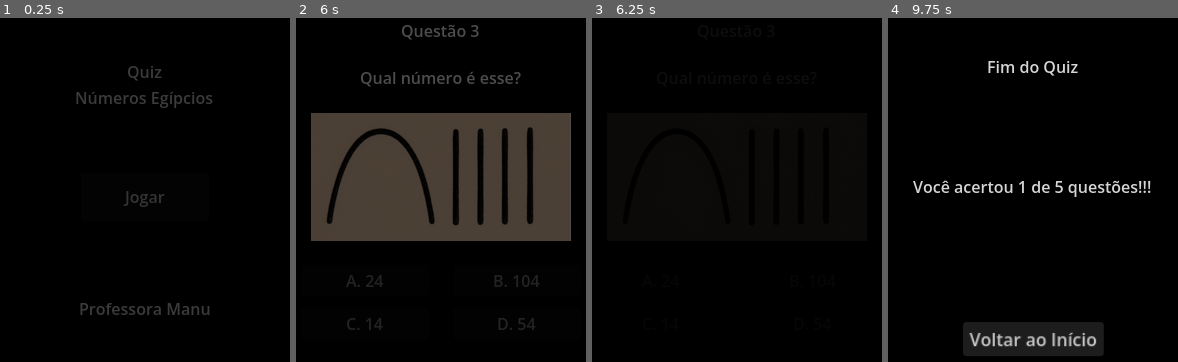
Above: before the commit, frames 1-4 (left to right).
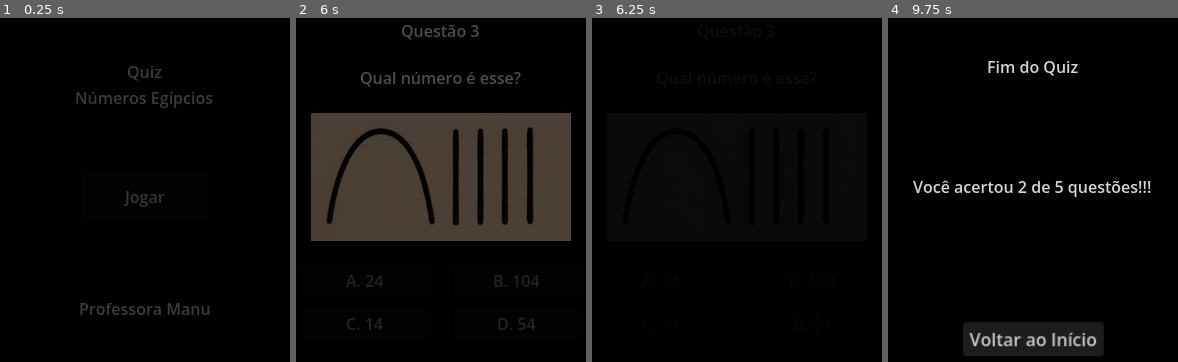
Above: after the commit, the same moments.

Repository: JoaoAnunciacaoDev/Quiz---Egyptian-Numbers
Game: Godot game, scene res://Scenes/MainMenu/main_menu.tscn
Same seed, same stepped clock (60 frames per second), same inputs: the game is played once before the commit and once after it. The engine's default icon, where the game draws it, is replaced by a stand-in: a white triangle on a blue panel in a dark square.
Inputs (mouse positions are in pixels of both pictures, inside the frame that each line leads up to):
- Up to frame 1 (0.25 s): no input
- Up to frame 2 (6 s): click "Jogar" at 0.5 s; move the mouse to (583, 169) at 1.27 s; click "A. 2" at 2 s; move the mouse to (313, 203) at 2.77 s; click "A. 70000" at 3.5 s; move the mouse to (504, 107) at 4.27 s; click "A. 24" at 5 s; move the mouse to (409, 258) at 5.77 s
- Up to frame 3 (6.25 s): no input
- Up to frame 4 (9.75 s): click "A. 120" (after the commit: "A. 110") at 6.5 s; move the mouse to (outside the picture) at 7.27 s; click "A. 220" at 8 s; move the mouse to (outside the picture) at 8.77 s; click "Voltar ao Início" at 9.5 s

Frames 1-3 are identical in both runs. In frame 4, less than 0.1% of the frame differs, in the area x 44-48%, y 47-51%.

Commit message:
Consertando alternativa

Diff:
--- a/quiz-egyptian-numbers/Resources/QuizResources/quiz04.tres
+++ b/quiz-egyptian-numbers/Resources/QuizResources/quiz04.tres
@@ -7,5 +7,5 @@
 script = ExtResource("1_miuwg")
 number_image = ExtResource("1_lrpv6")
 correct_answer = 110
-numbers_answers = Array[int]([120, 12000, 1200, 12])
+numbers_answers = Array[int]([110, 12000, 1200, 12])
 metadata/_custom_type_script = "uid://cc7ygib6vuo4e"
